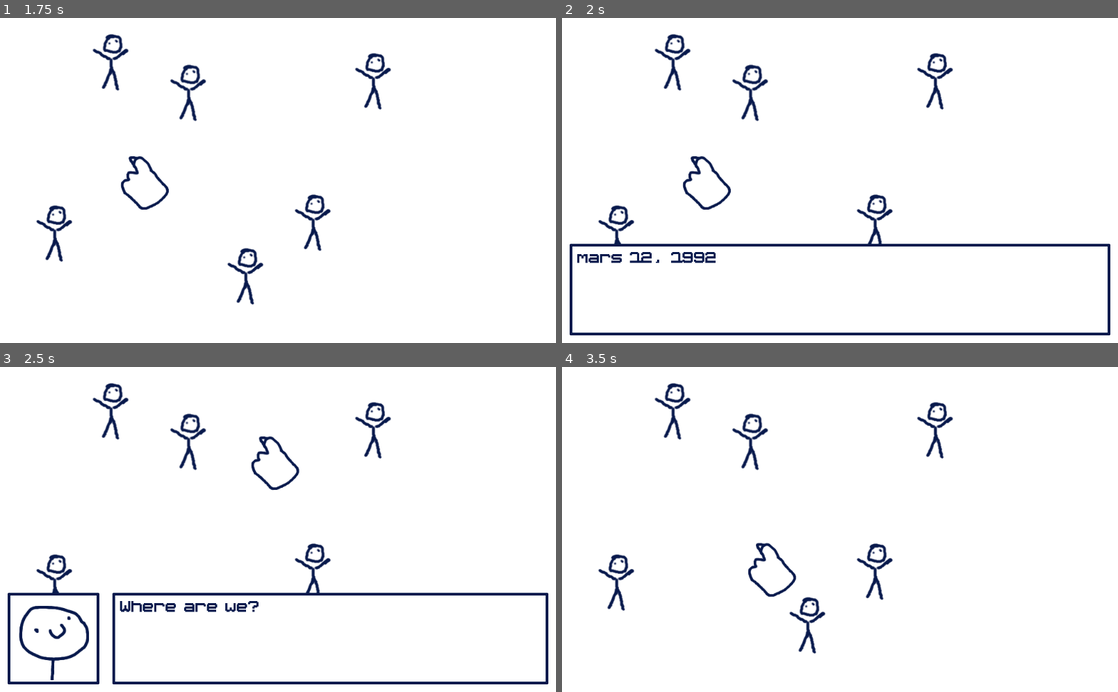
Above: before the commit, frames 1-4 (two rows, left to right).
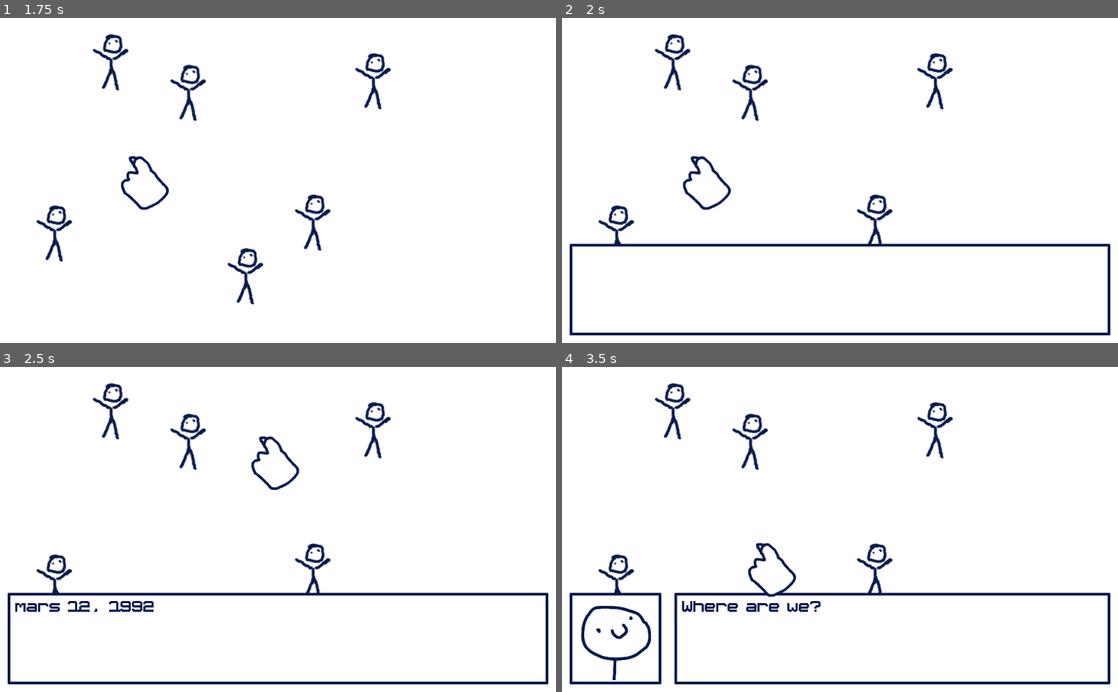
Above: after the commit, the same moments.

Repository: rtauziac/feelingsnotyet
Game: Godot game, scene res://testing/GameRoot.tscn
The game is run twice, just before and just after one commit, with the same random seed, the same clock (stepped at 60 frames per second) and the same inputs.
Inputs (mouse positions are in pixels of both pictures, inside the frame that each line leads up to):
- Up to frame 1 (1.75 s): tap Enter at 0.5 s; move the mouse to (400, 164) at 0.52 s; click (400, 164) at 0.67 s; tap Space at 1.25 s; move the mouse to (166, 196) at 1.27 s; click (166, 196) at 1.42 s
- Up to frame 2 (2 s): no input
- Up to frame 3 (2.5 s): move the mouse to (333, 458) at 2.02 s; click (333, 458) at 2.17 s
- Up to frame 4 (3.5 s): tap Enter at 2.75 s; move the mouse to (812, 594) at 2.77 s; click (812, 594) at 2.92 s

Frame 1 is identical in both runs. In frame 2, 0.4% of the frame differs, in the area x 2-28%, y 72-76%; in frame 3, 1.5%; in frame 4, 3.4%, in the area x 1-99%, y 69-98%.

Commit message:
Add blink to dialog

Diff:
--- a/DialogMaster.gd
+++ b/DialogMaster.gd
@@ -7,23 +7,36 @@
 
 
 var _current_dialog_item: DialogItem
-
+var _timer: Timer = Timer.new()
+var _text_tween: Tween = Tween.new()
+onready var text_label: Label = $HBoxContainer/DialogContainer/TextMargin/DialogLabel
 
 func show_dialog(item: DialogItem):
 	if item is TextDialog:
 		visible = true
 		_current_dialog_item = item
-		$HBoxContainer/DialogContainer/TextMargin/DialogLabel.text = item.text
+		text_label.text = item.text
+		text_label.visible_characters = 0
+		var char_count = text_label.text.length()
+		_text_tween.interpolate_property(text_label, "visible_characters", 0, char_count, char_count * 0.02, Tween.TRANS_LINEAR)
+		_text_tween.start()
 		if item.portrait != null:
 			$HBoxContainer/MarginContainer.visible = true
 			$HBoxContainer/MarginContainer/PortraitMargin/PortraitTexture.texture = item.portrait
 		else:
 			$HBoxContainer/MarginContainer.visible = false
+	elif item is WaitDialog:
+		visible = false
+		_timer.wait_time = item.wait_time
+		_timer.connect("timeout", self, "_process_next_dialog", [], CONNECT_ONESHOT)
+		_timer.start()
 
 
 func _ready():
 	GlobalReferences.dialog_master = self
 	visible = false
+	add_child(_timer)
+	add_child(_text_tween)
 
 
 func _input(event):
@@ -31,10 +44,26 @@
 		get_tree().set_input_as_handled()
 		if _current_dialog_item == null:
 			return
-		_current_dialog_item = _current_dialog_item.nextItem
-		if _current_dialog_item != null:
+		if visible == false:
+			return
+		if _text_tween.is_active():
+			_text_tween.stop_all()
+			text_label.visible_characters = -1
+		else:
+			_process_next_dialog()
+
+
+func _process_next_dialog():
+	_current_dialog_item = _current_dialog_item.nextItem
+	if _current_dialog_item != null:
+		if _current_dialog_item is TextDialog and _current_dialog_item.blink:
+			_timer.wait_time = 0.2
+			_timer.connect("timeout", self, "show_dialog", [_current_dialog_item], CONNECT_ONESHOT)
+			_timer.start()
+			visible = false
+		else:
 			show_dialog(_current_dialog_item)
-		else:
-			visible = false
-			set_process_input(false)
-			emit_signal("dialog_end_reached")
+	else:
+		visible = false
+		set_process_input(false)
+		emit_signal("dialog_end_reached")
--- /dev/null
+++ b/dialog/first_scene/intro_dialog.tres
@@ -0,0 +1,16 @@
+[gd_resource type="Resource" load_steps=4 format=2]
+
+[ext_resource path="res://dialog/text_dialog.gd" type="Script" id=1]
+[ext_resource path="res://testing/face01.png" type="Texture" id=2]
+
+[sub_resource type="Resource" id=39]
+script = ExtResource( 1 )
+text = "Where are we?"
+portrait = ExtResource( 2 )
+blink = true
+
+[resource]
+script = ExtResource( 1 )
+nextItem = SubResource( 39 )
+text = "mars 12, 1992"
+blink = false
--- a/dialog/text_dialog.gd
+++ b/dialog/text_dialog.gd
@@ -5,3 +5,4 @@
 
 export (String, MULTILINE) var text: String
 export (Texture) var portrait: Texture
+export (bool) var blink: bool # Adds a subtle blink before text appears to make speaker change more clear
--- /dev/null
+++ b/dialog/wait_dialog.gd
@@ -0,0 +1,6 @@
+extends "res://dialog/dialog_item.gd"
+
+class_name WaitDialog
+
+
+export (float) var wait_time = 1
--- a/persons/Person.gd
+++ b/persons/Person.gd
@@ -8,10 +8,16 @@
 
 var siblings: Array
 
+var _tween: Tween = Tween.new()
+
 var fog: bool setget _set_fog
 
 func _set_fog(is_fog: bool):
-	material.set("shader_param/smogFactor", 0 if is_fog else 1)
+	if _tween.is_active():
+		_tween.stop_all()
+	_tween.interpolate_property(material, "shader_param/smogFactor", material.get("shader_param/smogFactor"), 1 if is_fog else 0, 1, Tween.TRANS_LINEAR)
+	_tween.start()
+#	material.set("shader_param/smogFactor", 0 if is_fog else 1)
 
 
 func get_size():
@@ -25,6 +31,7 @@
 
 # Called when the node enters the scene tree for the first time.
 func _ready():
+	add_child(_tween)
 	if siblingpaths.length() > 0:
 		for subpath in siblingpaths.split(","):
 			var person: Person = get_node(NodePath("../%s" % subpath))
--- a/project.godot
+++ b/project.godot
@@ -33,13 +33,19 @@
 "class": "TextDialog",
 "language": "GDScript",
 "path": "res://dialog/text_dialog.gd"
+}, {
+"base": "Resource",
+"class": "WaitDialog",
+"language": "GDScript",
+"path": "res://dialog/wait_dialog.gd"
 } ]
 _global_script_class_icons={
 "Devil": "res://editor/icons/devil.png",
 "DialogItem": "",
 "DialogMaster": "",
 "Person": "res://editor/icons/dog.png",
-"TextDialog": ""
+"TextDialog": "",
+"WaitDialog": ""
 }
 
 [application]
--- a/testing/2DRoot.tscn
+++ b/testing/2DRoot.tscn
@@ -7,18 +7,7 @@
 [ext_resource path="res://devil/halo.png" type="Texture" id=5]
 [ext_resource path="res://devil/Shard.tscn" type="PackedScene" id=6]
 [ext_resource path="res://testing/LoadInitDialog.gd" type="Script" id=7]
-[ext_resource path="res://dialog/text_dialog.gd" type="Script" id=8]
-[ext_resource path="res://testing/face01.png" type="Texture" id=9]
-
-[sub_resource type="Resource" id=39]
-script = ExtResource( 8 )
-text = "Where are we?"
-portrait = ExtResource( 9 )
-
-[sub_resource type="Resource" id=38]
-script = ExtResource( 8 )
-nextItem = SubResource( 39 )
-text = "mars 12, 1992"
+[ext_resource path="res://dialog/first_scene/intro_dialog.tres" type="Resource" id=8]
 
 [sub_resource type="ShaderMaterial" id=1]
 resource_local_to_scene = true
@@ -299,7 +288,7 @@
 
 [node name="2DRoot" type="Node2D"]
 script = ExtResource( 7 )
-dialog_start = SubResource( 38 )
+dialog_start = ExtResource( 8 )
 
 [node name="Camera2D" type="Camera2D" parent="."]
 position = Vector2( -163.79, -52.9167 )
--- a/testing/CheckClick.gd
+++ b/testing/CheckClick.gd
@@ -14,13 +14,13 @@
 		if person is Person:
 			var is_friend = all_friends.has(person)
 			var is_self = person == the_person
-			person.fog = is_friend or is_self
+			person.fog = not (is_friend or is_self)
 
 
 func remove_smog():
 		for person in get_children():
 			if person is Person:
-				person.material.set("shader_param/smogFactor", 0)
+				person.fog = false
 
 
 func _ready():
Not shown: 1 places in testing/2DRoot.tscn that only renumber resources
